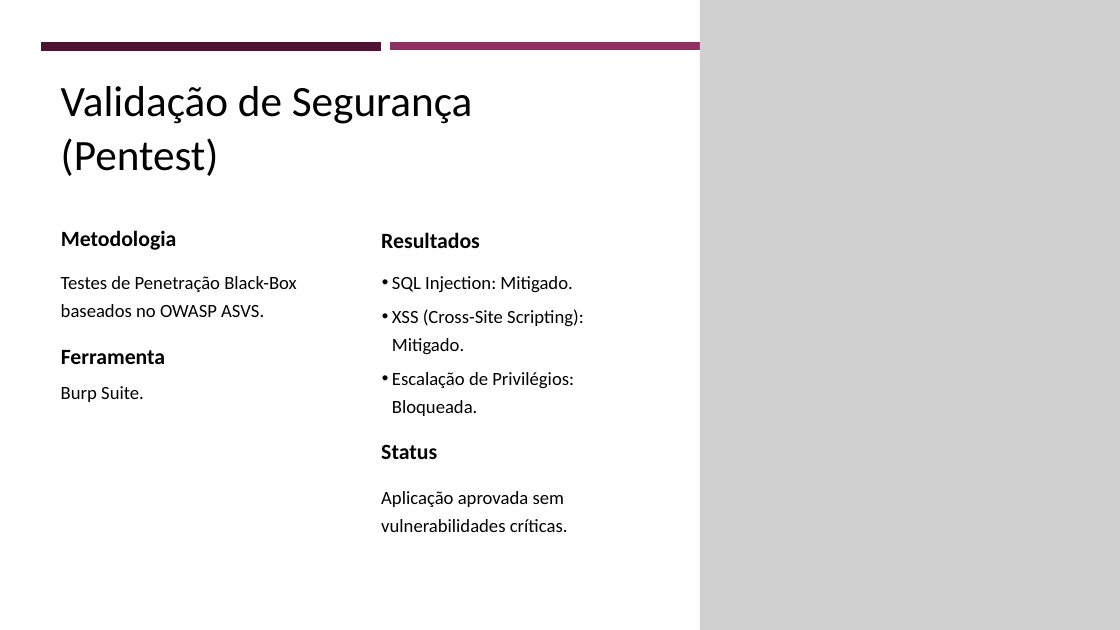
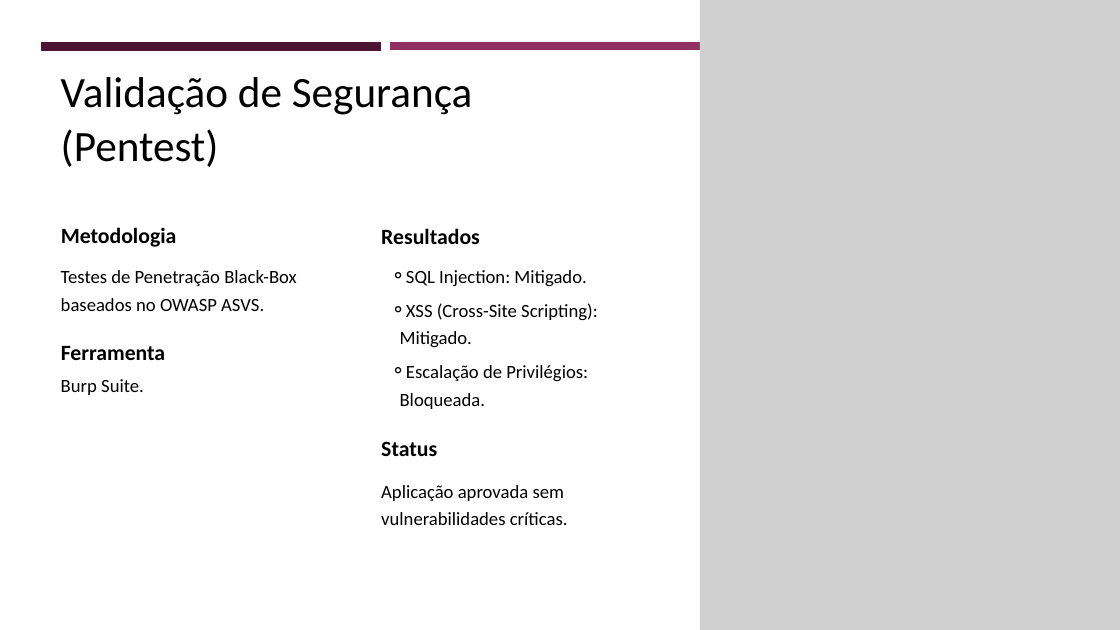
Before and after one commit to z12guilherme/gestao_atipicos, a slide deck: slide 11 of tcc/TCC - Slides.pptx. Drawn at 1120x630 pixels with LibreOffice and Linux fonts; fonts in the diff are those of the drawing; grey boxes stand for pictures. Boxes give left, top, right and bottom in pixels: in the first picture for what was removed or moved away, otherwise in the second. Text is boxed around its words. In the diff, an @@ line names an element or a change of style, - is before the commit and + after.

```diff
--- a/tcc/TCC - Slides.pptx
+++ b/tcc/TCC - Slides.pptx
@@ text "Validação de Segurança (Pentest)": place and size @@
-text "Validação de Segurança (Pentest)" at [61,86,473,176]
+text "Validação de Segurança (Pentest)" at [61,77,473,167]
@@ text "Resultados": place and size @@
-text "Resultados" at [381,232,480,248]
+text "Resultados" at [381,228,480,244]
@@ text "Testes de Penetração Black-Box baseados ...": place and size @@
-text "Testes de Penetração Black-Box baseados ..." at [61,276,296,317]
+text "Testes de Penetração Black-Box baseados ..." at [61,270,296,311]
@@ text "SQL Injection: Mitigado.": place and size @@
-text "SQL Injection: Mitigado." at [392,276,572,293]
+text "SQL Injection: Mitigado." at [406,270,586,287]
@@ text "SQL Injection: Mitigado." at [406,270,586,287]: bullet • to ⚬; list level 2 to 3 in "SQL Injection: Mitigado." @@
@@ text "XSS (Cross-Site Scripting): Mitigado.": place and size @@
-text "XSS (Cross-Site Scripting): Mitigado." at [392,309,584,355]
+text "XSS (Cross-Site Scripting): Mitigado." at [400,303,598,348]
@@ text "XSS (Cross-Site Scripting): Mitigado." at [400,303,598,348]: bullet • to ⚬; list level 2 to 3 in "XSS (Cross-Site Scripting): Mitigado." @@
@@ text "Ferramenta": place and size @@
-text "Ferramenta" at [61,350,165,364]
+text "Ferramenta" at [61,346,165,360]
@@ text "Escalação de Privilégios: Bloqueada." at [400,365,588,409]: bullet • to ⚬; list level 2 to 3 in "Escalação de Privilégios: Bloqueada." @@
@@ text "Burp Suite.": place and size @@
-text "Burp Suite." at [61,386,144,402]
+text "Burp Suite." at [61,379,144,395]
@@ text "Aplicação aprovada sem vulnerabilidades críticas.": place and size @@
-text "Aplicação aprovada sem vulnerabilidades críticas." at [381,491,568,532]
+text "Aplicação aprovada sem vulnerabilidades críticas." at [381,485,568,525]
```
Also in this commit, not shown: 14 other slides changed, 1 slide added.
